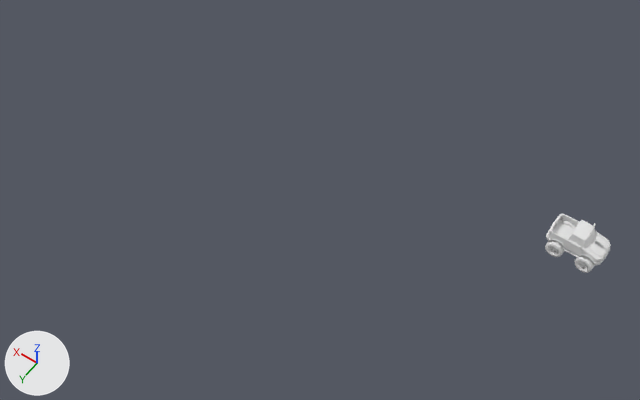
The FBX model AI-CARS/Assets/models/car61.fbx as it was, and as the next commit left it.
One viewpoint serves both versions: a camera (50 mm lens) standing at (-40.9, 24.1, 50.7) and looking at (-18.7, -7.0, 1.8). Lighting does not change. The marker at lower left points along +X, +Y and +Z. Where no turn or scale is listed for an object, it has been applied to the vertices. Vertices at the same position are counted once.

Objects in the first picture: 'bugeyejones_MC1_NameOfYourBlock.001'.
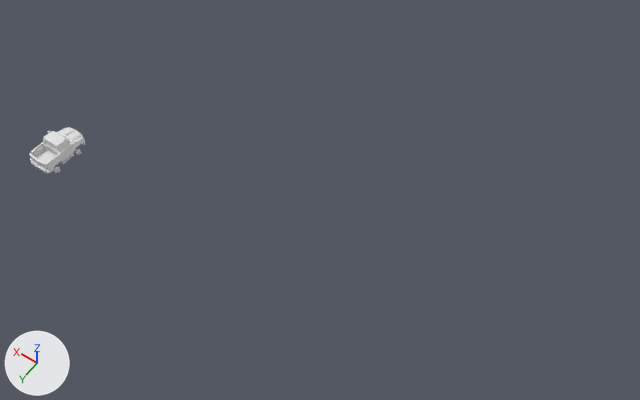
Location of each change, [x1, y1, x2, y2] in pixels of the pictures (640 x 400 px; the box of a moved part takes in the faces that stretch with it):
'bugeyejones_MC1_NameOfYourBlock.001', reshaped, moved (15% narrower, 21% shorter): before [545, 213, 611, 273]; after [29, 127, 85, 174]
part 1 of me_plane_001, moved or reshaped: before [546, 213, 611, 265]; after [29, 127, 85, 174]
part 2 of me_plane_001, moved or reshaped: before [567, 235, 584, 255]; after [58, 141, 73, 160]
part 3 of me_plane_001, moved or reshaped: before [563, 249, 578, 258]; after [62, 154, 74, 164]
part 4 of me_plane_001, deleted: before [545, 240, 564, 257]
part 5 of me_plane_001, deleted: before [574, 256, 595, 273]

The change, as a list of edits to the scene's bpy script:
```text
Change me_plane_001:
    where me_plane_001.from_pydata(...)  # 3126 vertices, 3020 faces; spans x -36.97..-32.9, y -15.29..-12.7, z 0.98..3.54
    used by ob_bugeyejones_mc1_nameofyourblock_001; location = (0.0, 0.0, 0.0)
    me_plane_001 part 1: the loose piece of 1198 vertices spanning x -36.97..-32.9, y -15.04..-12.96, z 1.92..3.54 is turned 90 degrees about the z axis through its middle, then moved by (34.93, 13.93, -2.35)
    me_plane_001 part 2: the loose piece of 48 vertices spanning x -35.53..-34.54, y -13.32..-13.01, z 2.12..3.43 is turned 90 degrees about the z axis through its middle, then moved by (34.2, 12.99, -2.35)
    me_plane_001 part 3: the loose piece of 48 vertices spanning x -35.44..-34.32, y -13.21..-12.93, z 1.86..1.95 is turned 90 degrees about the z axis through its middle, then moved by (33.95, 13.05, -2.35)
    me_plane_001 part 4: the loose piece of 300 vertices spanning x -34.43..-33.2, y -13.34..-12.73, z 0.98..2.22 is deleted
    me_plane_001 part 5: the loose piece of 300 vertices spanning x -36.6..-35.33, y -13.37..-12.7, z 0.98..2.22 is deleted
Change ob_bugeyejones_mc1_nameofyourblock_001:
    ob_bugeyejones_mc1_nameofyourblock_001.location: (0.0, 0.0, 0.0) -> (0.06, 0.09, 1.38)
```
